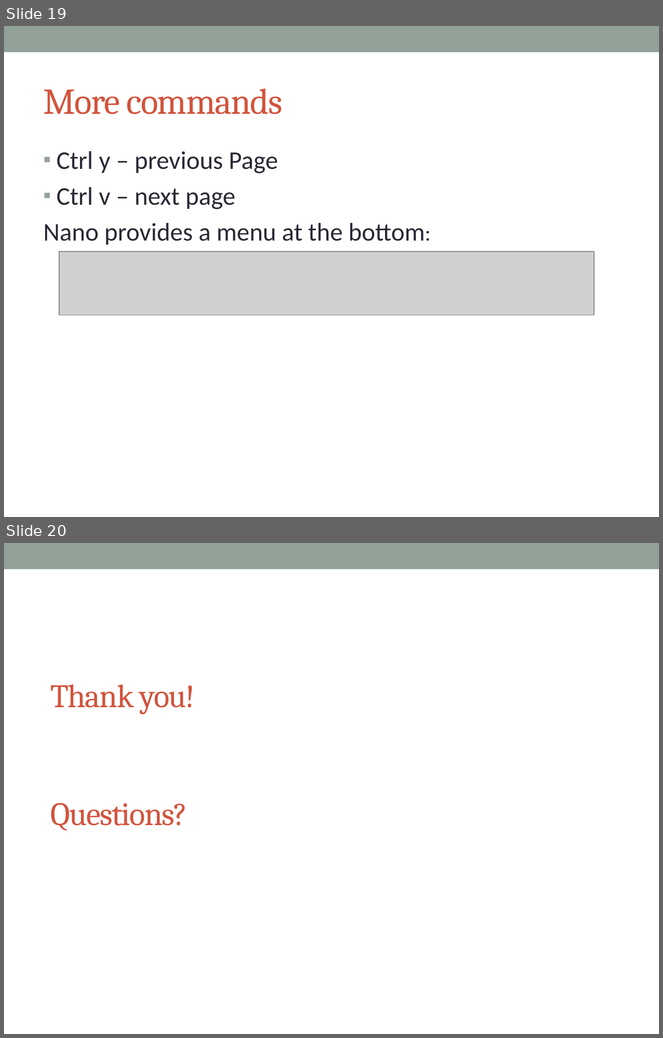
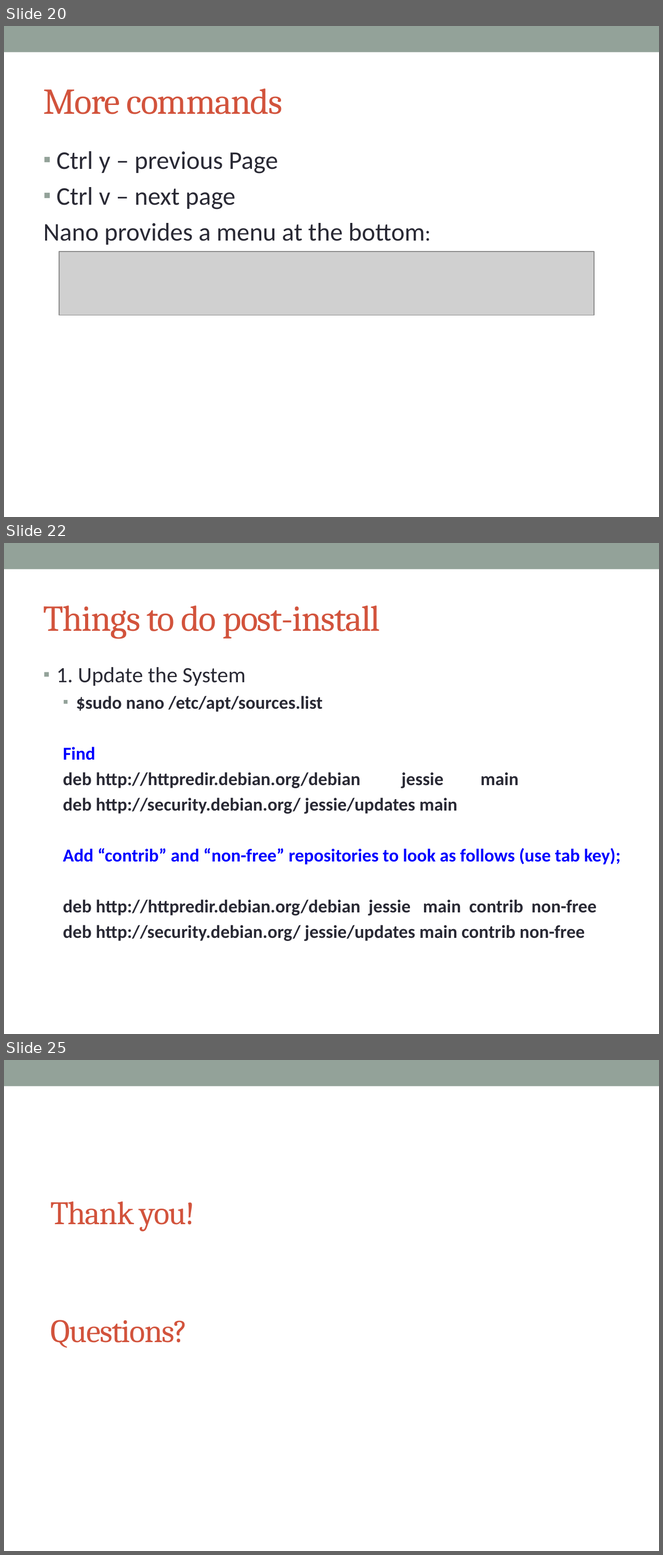
Before and after one commit to afnog/sse, a slide deck: intro/IntroPresentation.pptx. Shown one above the other, each under a label of ours: slides 19 and 20 before the commit, slides 20, 22 and 25 after it; the slides between them are not shown. The pictures are 663x1038 and 663x1555 pixels, drawn with LibreOffice and Linux fonts; fonts in the diff are those of the drawing; grey boxes stand for pictures. Boxes give left, top, right and bottom in pixels: in the first picture for what was removed or moved away, otherwise in the second. Text is boxed around its words. In the diff, an @@ line names an element or a change of style, - is before the commit and + after.

```diff
--- a/intro/IntroPresentation.pptx
+++ b/intro/IntroPresentation.pptx
@@ slide 22 added at bbox=[4, 543, 659, 1034], background #FFFFFF; not listed: 1 template element that a slide beside it also shows @@
@@ title added at bbox=[44, 605, 380, 639], 40 pt, text #D2533C @@
+Things to do post-install
@@ text added at bbox=[57, 667, 621, 941], 20 pt, text #292934, bold @@
+▪ 1. Update the System
+  ▪ $sudo nano /etc/apt/sources.list
+  Find
+  deb http://httpredir.debian.org/debian jessie main
+  deb http://security.debian.org/ jessie/updates main
+  Add “contrib” and “non-free” repositories to look as follows (use tab key);
+  deb http://httpredir.debian.org/debian jessie main contrib non-free
+  deb http://security.debian.org/ jessie/updates main contrib non-free
@@ what was slide 19 is now slide 20 @@
@@ what was slide 20 is now slide 25 @@
```
Also in this commit, not shown: 13 slides changed, 5 other slides added, 1 slide removed.
